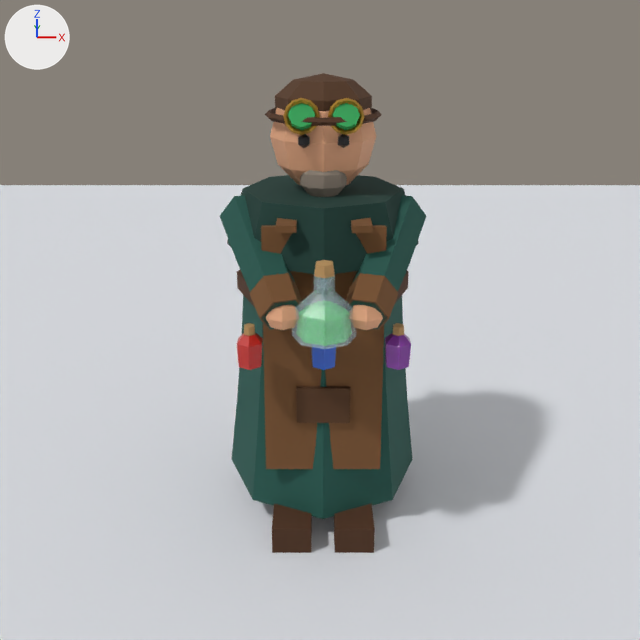
An edit to the Blender file scenes/050-alchemist-rig.blend, drawn before and after from the same camera.
One viewpoint serves both versions: the file's camera 'Camera'. Lighting does not change. The marker at upper left points along +X, +Y and +Z. The picture after the commit comes second.

In view in the first picture: 'Apron', 'ApronPocket', 'Arm', 'Arm.001', 'Flask', 'Ground', 'HairCap', 'Head', 'PotionBlueBody', 'PotionPurpleBody', 'PotionRedBody', 'Robe', 'Shawl', 'Shoe', 'Shoe.001' and 18 more.
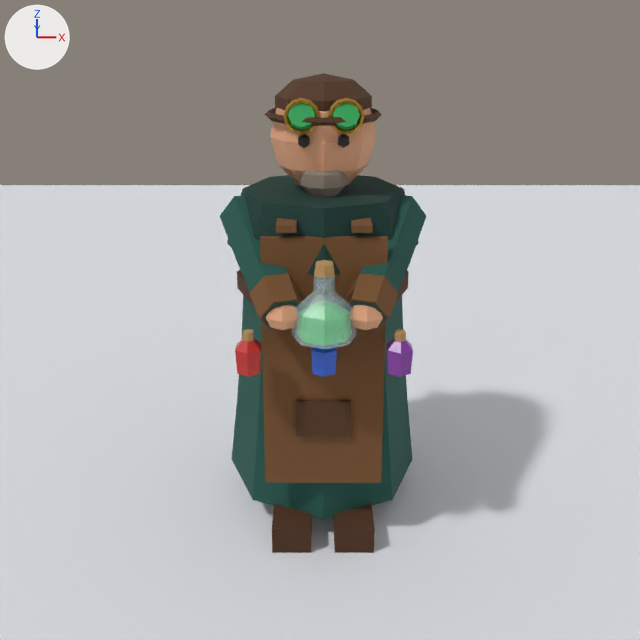
Location of each change, (x1, y1, x2, y2) in pixels of the pictures (640 x 640 px):
'Apron', moved
    before: (261, 225, 387, 469)
    after: (260, 236, 388, 483)
'ApronPocket', moved
    before: (296, 386, 350, 423)
    after: (296, 400, 351, 437)
'PotionPurpleBody', moved
    before: (385, 333, 411, 370)
    after: (386, 339, 413, 377)
'PotionRedBody', moved
    before: (237, 333, 263, 370)
    after: (235, 339, 262, 377)
'PotionBlueBody', moved
    before: (312, 347, 336, 370)
    after: (311, 347, 337, 377)

The change, as a list of edits to the scene's bpy script:
```text
Change me_apron:
    used by ob_apron; location = (0.0, 0.0, 0.0); rotation_euler = (-0.0698, 0.0, 0.0), in degrees (-4, 0, 0)
    remove me_apron.from_pydata(...)  # 8 vertices, 6 faces; spans x -0.22..0.22, y -0.38..-0.35, z 0.275..1.225
    add me_apron.from_pydata(...)  # 8 vertices, 6 faces; spans x -0.22..0.22, y -0.015..0.015, z -0.475..0.475
    me_apron part 1: the whole mesh is moved by (0.0, 0.365, -0.75)
Change me_apronpocket:
    used by ob_apronpocket; location = (0.0, 0.0, 0.0); rotation_euler = (-0.0698, 0.0, 0.0), in degrees (-4, 0, 0)
    remove me_apronpocket.from_pydata(...)  # 8 vertices, 6 faces; spans x -0.1..0.1, y -0.398..-0.373, z 0.48..0.62
    add me_apronpocket.from_pydata(...)  # 8 vertices, 6 faces; spans x -0.1..0.1, y -0.013..0.013, z -0.07..0.07
    me_apronpocket part 2: the whole mesh is moved by (0.0, 0.385, -0.55)
Change me_potionredbody:
    used by ob_potionredbody; location = (0.0, 0.0, 0.0)
    remove me_potionredbody.from_pydata(...)  # 20 vertices, 24 faces; spans x -0.3033..-0.2167, y -0.47..-0.37, z 0.78..0.9
    add me_potionredbody.from_pydata(...)  # 20 vertices, 24 faces; spans x -0.3033..-0.2167, y -0.52..-0.42, z 0.78..0.9
    me_potionredbody part 3: the whole mesh is moved by (0.0, -0.05, 0.0)
Change me_potionbluebody:
    used by ob_potionbluebody; location = (0.0, 0.0, 0.0)
    remove me_potionbluebody.from_pydata(...)  # 20 vertices, 24 faces; spans x -0.0433..0.0433, y -0.47..-0.37, z 0.78..0.9
    add me_potionbluebody.from_pydata(...)  # 20 vertices, 24 faces; spans x -0.0433..0.0433, y -0.52..-0.42, z 0.78..0.9
    me_potionbluebody part 4: the whole mesh is moved by (0.0, -0.05, 0.0)
Change me_potionpurplebody:
    used by ob_potionpurplebody; location = (0.0, 0.0, 0.0)
    remove me_potionpurplebody.from_pydata(...)  # 20 vertices, 24 faces; spans x 0.2167..0.3033, y -0.47..-0.37, z 0.78..0.9
    add me_potionpurplebody.from_pydata(...)  # 20 vertices, 24 faces; spans x 0.2167..0.3033, y -0.52..-0.42, z 0.78..0.9
    me_potionpurplebody part 5: the whole mesh is moved by (0.0, -0.05, 0.0)
Change ob_apron:
    ob_apron.location: (0.0, 0.0, 0.0) -> (0.0, -0.365, 0.75)
Change ob_apronpocket:
    ob_apronpocket.location: (0.0, 0.0, 0.0) -> (0.0, -0.399, 0.55)
```
